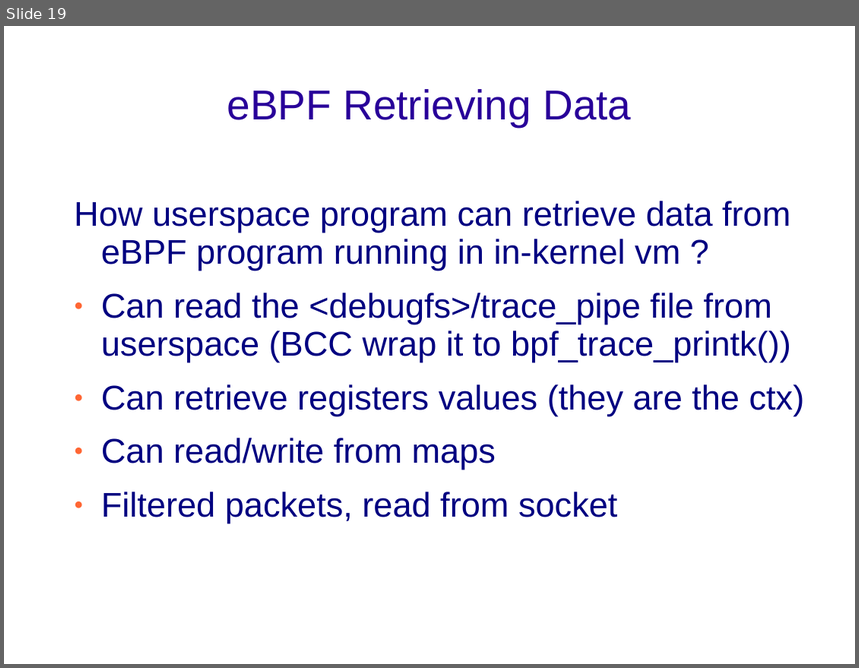
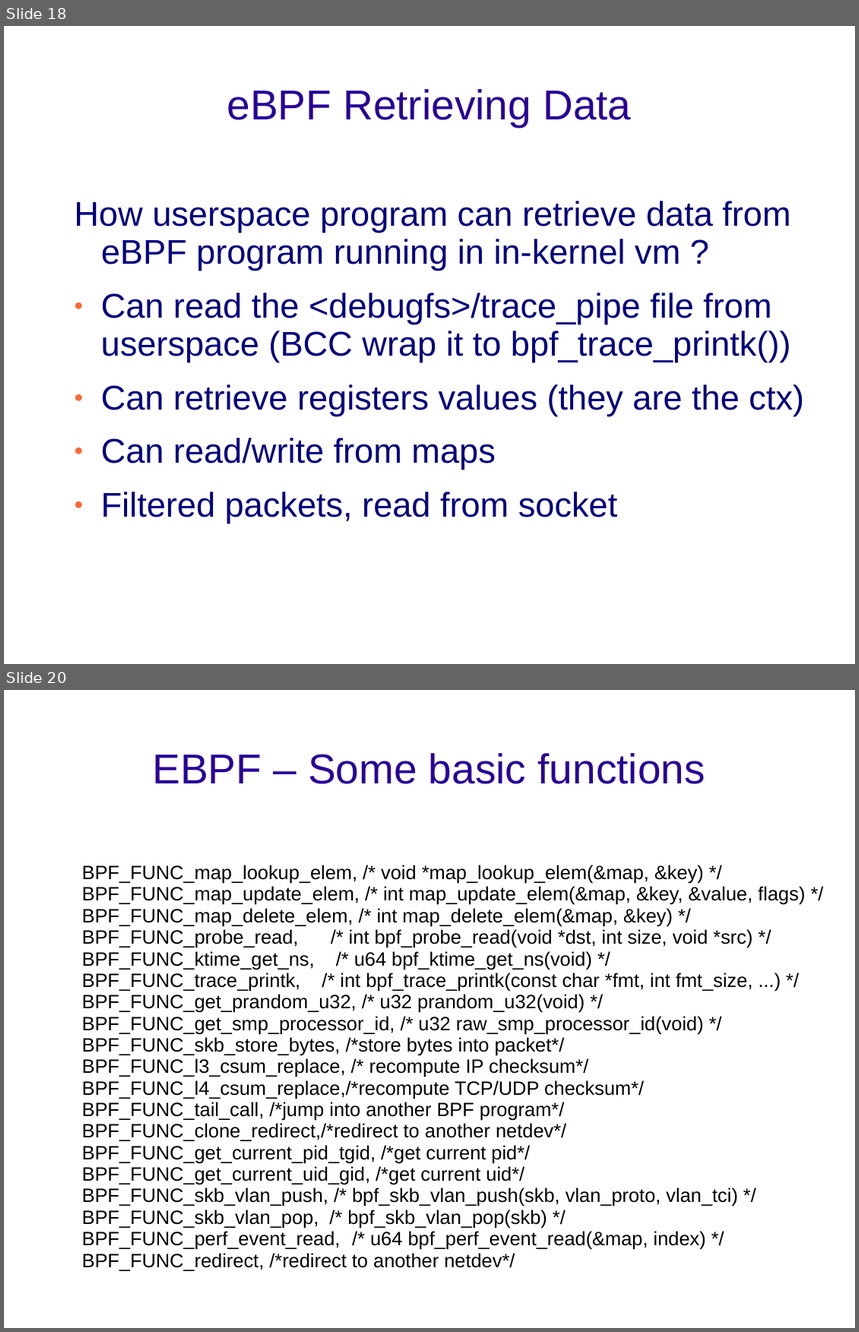
Before and after one commit to netgroup-polito/ebpf-test, a slide deck: eBPF - Short Presentation.ppt. Shown one above the other, each under a label of ours: slide 19 before the commit, slides 18 and 20 after it; the slides between them are not shown. The pictures are 859x668 and 859x1332 pixels, drawn with LibreOffice and Linux fonts; fonts in the diff are those of the drawing; background and template pictures are left out. Boxes give left, top, right and bottom in pixels: in the first picture for what was removed or moved away, otherwise in the second. Text is boxed around its words. In the diff, an @@ line names an element or a change of style, - is before the commit and + after.

```diff
--- a/eBPF - Short Presentation.ppt
+++ b/eBPF - Short Presentation.ppt
@@ slide 20 added at box(4, 690, 855, 1328), background picture (left out) @@
@@ title added at box(152, 753, 705, 784), 39 pt, text #280099 @@
+EBPF – Some basic functions
@@ text added at box(82, 865, 805, 1271), 18 pt, text #000000 @@
+BPF_FUNC_map_lookup_elem, /* void *map_lookup_elem(&map, &key) */
+BPF_FUNC_map_update_elem, /* int map_update_elem(&map, &key, &value, flags) */
+BPF_FUNC_map_delete_elem, /* int map_delete_elem(&map, &key) */
+BPF_FUNC_probe_read, /* int bpf_probe_read(void *dst, int size, void *src) */
+BPF_FUNC_ktime_get_ns, /* u64 bpf_ktime_get_ns(void) */
+BPF_FUNC_trace_printk, /* int bpf_trace_printk(const char *fmt, int fmt_size, ...) */
+BPF_FUNC_get_prandom_u32, /* u32 prandom_u32(void) */
+BPF_FUNC_get_smp_processor_id, /* u32 raw_smp_processor_id(void) */
+BPF_FUNC_skb_store_bytes, /*store bytes into packet*/
+BPF_FUNC_l3_csum_replace, /* recompute IP checksum*/
+BPF_FUNC_l4_csum_replace,/*recompute TCP/UDP checksum*/
+BPF_FUNC_tail_call, /*jump into another BPF program*/
+BPF_FUNC_clone_redirect,/*redirect to another netdev*/
+BPF_FUNC_get_current_pid_tgid, /*get current pid*/
+BPF_FUNC_get_current_uid_gid, /*get current uid*/
+BPF_FUNC_skb_vlan_push, /* bpf_skb_vlan_push(skb, vlan_proto, vlan_tci) */
+BPF_FUNC_skb_vlan_pop, /* bpf_skb_vlan_pop(skb) */
+BPF_FUNC_perf_event_read, /* u64 bpf_perf_event_read(&map, index) */
+BPF_FUNC_redirect, /*redirect to another netdev*/
@@ what was slide 19 is now slide 18 @@
```
Also in this commit, not shown: 8 slides changed, 3 other slides added, 1 slide removed, 4 other files.
